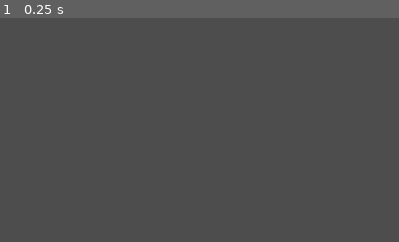
Above: before the commit, frame 1.
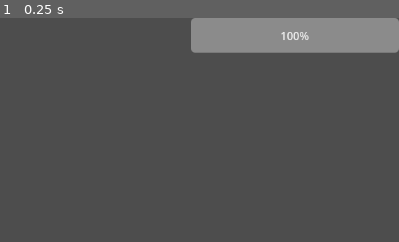
Above: after the commit, the same moment.

Repository: xatar/Gamejam17
Game: Godot game, scene res://Maps/game.tscn
Two runs of this game, one before a commit and one after it. Both use one fixed random seed, a clock stepped at 60 frames per second and the inputs below.
Inputs:
- Up to frame 1 (0.25 s): no input
The pictures show only the part of the screen within x 50-100%, y 0-50%; the shares and areas given below are measured in that part.

The runs differ from the first frame. In frame 1, 8.1% of the frame differs, in the area x 47-100%, y 0-16%.

Commit message:
Minor Fixes for Boss

Diff:
--- a/Character/Boss/Scenes/boss.tscn
+++ b/Character/Boss/Scenes/boss.tscn
@@ -1,8 +1,9 @@
-[gd_scene load_steps=4 format=3 uid="uid://jtn00cqmww18"]
+[gd_scene load_steps=5 format=3 uid="uid://jtn00cqmww18"]
 
 [ext_resource type="Script" uid="uid://ca4kkqlvwku28" path="res://Character/Boss/Scripts/boss.gd" id="1_v75cl"]
 [ext_resource type="PackedScene" uid="uid://bk1d0d1r6radq" path="res://Components/Scenes/attack_component.tscn" id="2_2gn34"]
 [ext_resource type="PackedScene" uid="uid://ce0oiobpdlfv6" path="res://Components/Scenes/health_component.tscn" id="3_646h7"]
+[ext_resource type="PackedScene" uid="uid://b3ccqayos0ru2" path="res://UI/Scenes/health_bar.tscn" id="4_2gn34"]
 
 [node name="Boss" type="CharacterBody2D" node_paths=PackedStringArray("health_component", "attack_component")]
 script = ExtResource("1_v75cl")
@@ -12,3 +13,14 @@
 [node name="AttackComponent" parent="." instance=ExtResource("2_2gn34")]
 
 [node name="HealthComponent" parent="." instance=ExtResource("3_646h7")]
+
+[node name="CanvasLayer" type="CanvasLayer" parent="."]
+
+[node name="HealthBar" parent="CanvasLayer" node_paths=PackedStringArray("owning_character") instance=ExtResource("4_2gn34")]
+anchors_preset = 1
+anchor_left = 1.0
+anchor_right = 1.0
+offset_left = -300.0
+offset_right = 0.0
+grow_horizontal = 0
+owning_character = NodePath("../..")
--- a/Maps/game.tscn
+++ b/Maps/game.tscn
@@ -1,9 +1,12 @@
-[gd_scene load_steps=2 format=3 uid="uid://cmufaefydtm8i"]
+[gd_scene load_steps=3 format=3 uid="uid://cmufaefydtm8i"]
 
 [ext_resource type="PackedScene" uid="uid://bdt0b18eiup3" path="res://Character/Player/Scenes/player.tscn" id="1_y2ywj"]
+[ext_resource type="PackedScene" uid="uid://jtn00cqmww18" path="res://Character/Boss/Scenes/boss.tscn" id="2_y2ywj"]
 
 [node name="Game" type="Node2D"]
 
 [node name="Player" parent="." instance=ExtResource("1_y2ywj")]
 unique_name_in_owner = true
 position = Vector2(491.045, 99.5388)
+
+[node name="Boss" parent="." instance=ExtResource("2_y2ywj")]
--- a/UI/Scenes/health_bar.tscn
+++ b/UI/Scenes/health_bar.tscn
@@ -1,17 +1,8 @@
-[gd_scene load_steps=2 format=3 uid="uid://bjx3o8jkpec8j"]
+[gd_scene load_steps=2 format=3 uid="uid://b3ccqayos0ru2"]
 
 [ext_resource type="Script" uid="uid://bq4jho8yk63o5" path="res://UI/Scripts/health_bar.gd" id="1_un8si"]
 
-[node name="HealthBar" type="Control"]
-layout_mode = 3
-anchors_preset = 15
-anchor_right = 1.0
-anchor_bottom = 1.0
-grow_horizontal = 2
-grow_vertical = 2
-script = ExtResource("1_un8si")
-
-[node name="ProgressBar" type="ProgressBar" parent="."]
-layout_mode = 0
+[node name="HealthBar" type="ProgressBar"]
 offset_right = 300.0
 offset_bottom = 50.0
+script = ExtResource("1_un8si")
--- a/UI/Scripts/health_bar.gd
+++ b/UI/Scripts/health_bar.gd
@@ -1,6 +1,4 @@
-extends Control
-
-@onready var progress_bar: ProgressBar = $ProgressBar
+extends ProgressBar
 
 @export var owning_character: CharacterBody2D
 
@@ -15,4 +13,4 @@
 	set_percent(current_health, max_health)
 
 func set_percent(current_health: float, max_health: float) -> void:
-	progress_bar.value = (current_health / max_health) * 100 if max_health > 0.0 else 0.0
+	value = (current_health / max_health) * 100 if max_health > 0.0 else 0.0
Not shown: 1 places in Character/Player/Scenes/player.tscn that only renumber resources
